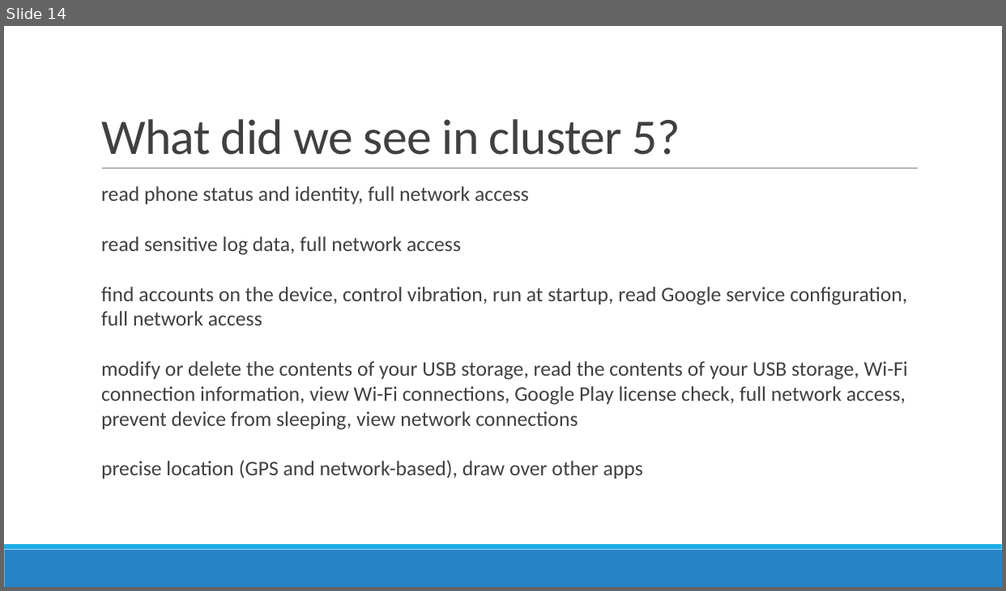
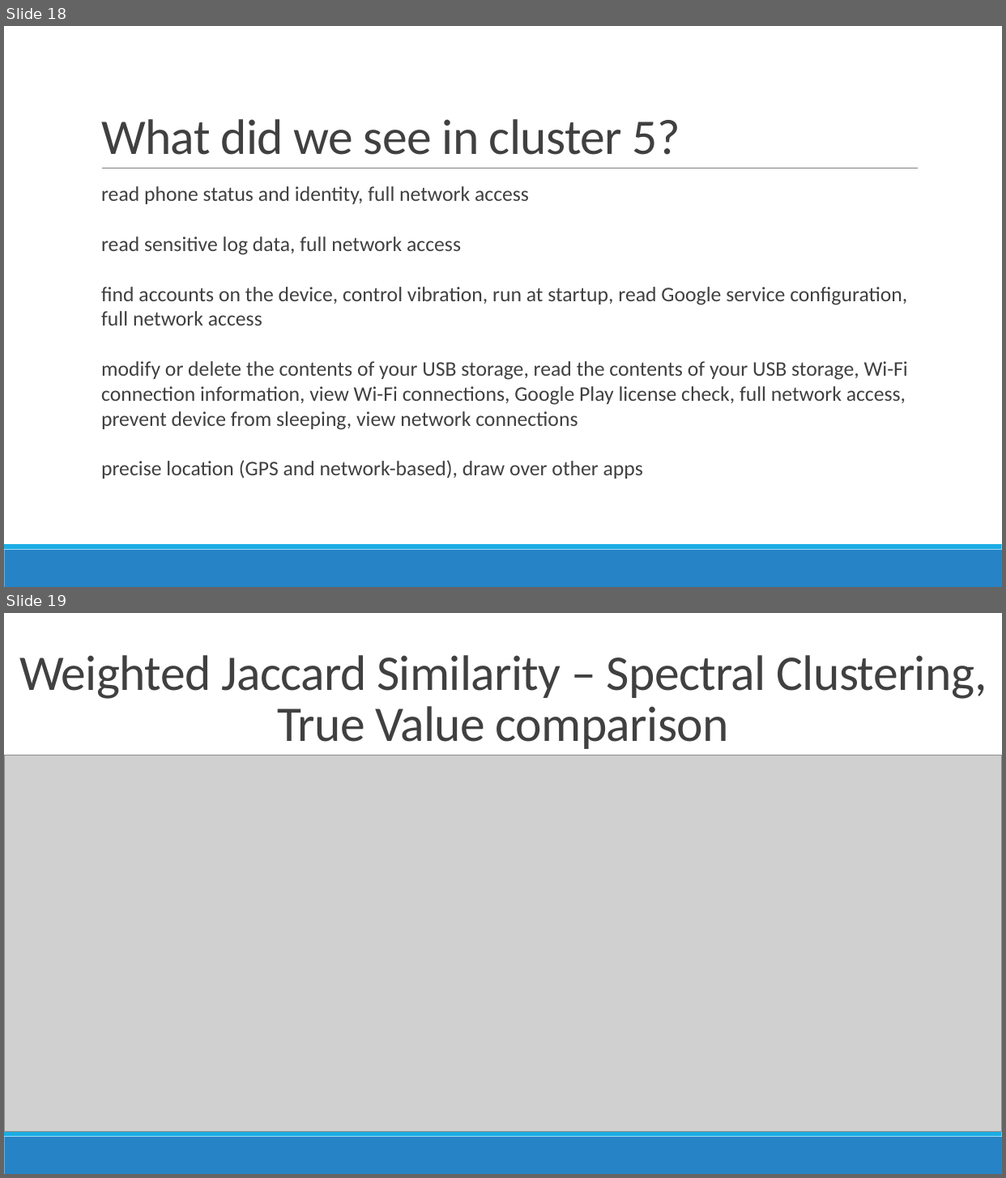
Before and after one commit to prajitdas/AndroidAnalytics, a slide deck: documentation/presentations/Google Play Store - Prajit.pptx. Shown one above the other, each under a label of ours: slide 14 before the commit, slides 18 and 19 after it. The pictures are 1006x591 and 1006x1178 pixels, drawn with LibreOffice and Linux fonts; fonts in the diff are those of the drawing; grey boxes stand for pictures. Boxes give left, top, right and bottom in pixels: in the first picture for what was removed or moved away, otherwise in the second. Text is boxed around its words. In the diff, an @@ line names an element or a change of style, - is before the commit and + after.

```diff
--- a/documentation/presentations/Google Play Store - Prajit.pptx
+++ b/documentation/presentations/Google Play Store - Prajit.pptx
@@ slide 19 added at [4, 613, 1002, 1174], background #FFFFFF; not listed: 3 template elements that a slide beside it also shows @@
@@ title added at [19, 655, 987, 749], 48 pt, text #404040 @@
+Weighted Jaccard Similarity – Spectral Clustering, True Value comparison
@@ picture added at [4, 756, 1002, 1131] @@
@@ what was slide 14 is now slide 18 @@
```
Also in this commit, not shown: 4 slides changed, 4 other slides added, 1 slide removed.
